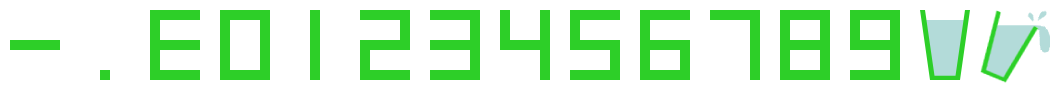
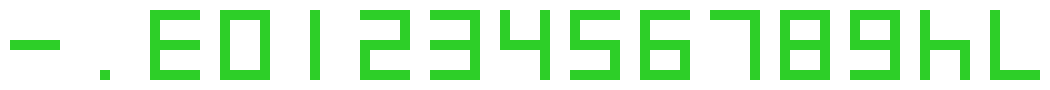
Comparing the layer stacks of the two 1050px x 90px images. Changes:
moved "Layer #1" above "Pasted Layer #2", painted on it over [920, 10, 1040, 80]
removed layer "Pasted Layer copy" over [980, 10, 1039, 83]
removed layer "Layer #2" over [982, 10, 1050, 80]
removed layer "Pasted Layer" over [920, 10, 970, 80]
